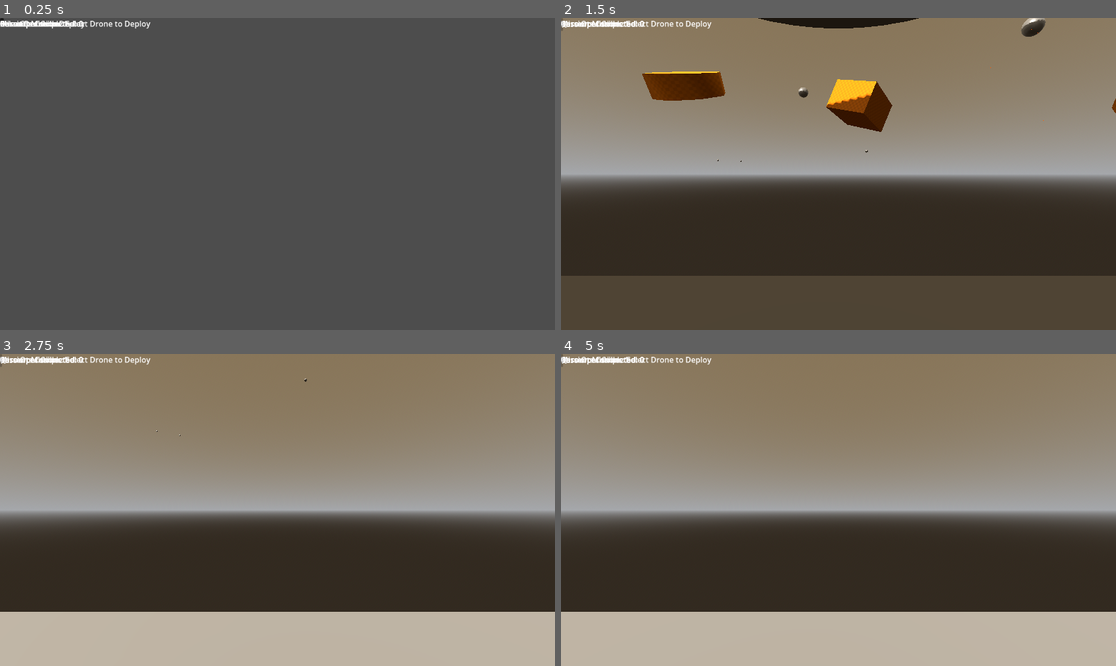
Above: before the commit, frames 1-4 (two rows, left to right).
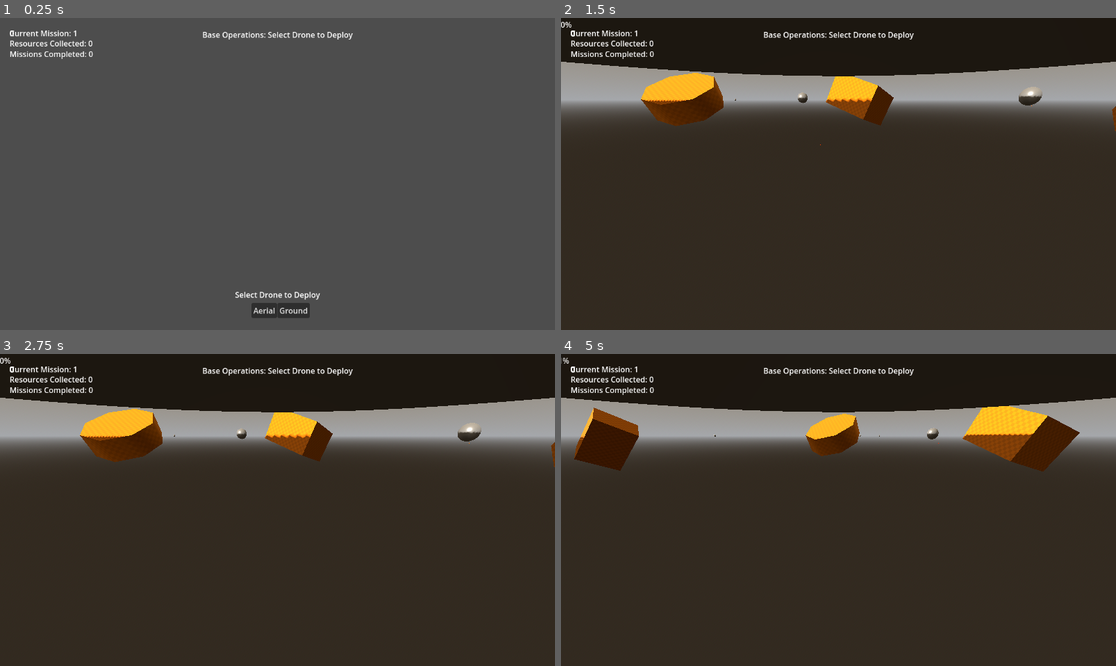
Above: after the commit, the same moments.

Repository: Triysle/drones
Game: Godot game, scene res://scenes/Main.tscn
Same seed, same stepped clock (60 frames per second), same inputs: the game is played once before the commit and once after it.
Inputs (mouse positions are in pixels of both pictures, inside the frame that each line leads up to; where the layout moved, square brackets give the same spot in the first picture):
- Up to frame 1 (0.25 s): no input
- Up to frame 2 (1.5 s): click (827, 311) [561, 21] at 0.5 s; hold D (move_right) from 1.28 s (still down); tap F (interact) at 1.35 s
- Up to frame 3 (2.75 s): release D (move_right) at 2.03 s; hold S (move_backward) from 2.03 s (still down); tap Space (ascend) at 2.1 s; tap F (interact) at 2.3 s
- Up to frame 4 (5 s): tap Enter at 2.75, 4.25 s; release S (move_backward) at 2.78 s; hold D (move_right) 2.78-3.53 s; tap E (deploy_drone) at 2.85 s; tap F (interact) at 3.05, 3.8, 4.35 s; tap Space (ascend) at 3.5 s; hold W (move_forward) 3.53-4.28 s; tap O (dock) at 3.6 s; hold A (move_left) from 4.28 s (still down); tap Shift (descend) at 4.9 s

The runs differ from the first frame. In frame 1, 1.7% of the frame differs, in the area x 0-64%, y 0-96%; in frame 2, 70%; in frame 3, 71%; in frame 4, 72%, in the area x 0-100%, y 0-100%.
Error before the commit: Invalid assignment of property or key 'value' with value of type 'float' on a base object of type 'null instance'. (res://scripts/GroundDrone.gd:139)
Error after the commit: Invalid access to property or key 'global_transform' on a base object of type 'Nil'. (res://scripts/BaseStation.gd:104)

Commit message:
0.0.3
bugfixing

Diff:
--- a/scenes/BaseStation.tscn
+++ b/scenes/BaseStation.tscn
@@ -27,8 +27,10 @@
 [node name="ResourceDisplay" type="Control" parent="CanvasLayer"]
 layout_mode = 3
 anchors_preset = 0
-offset_right = 40.0
-offset_bottom = 40.0
+offset_left = 20.0
+offset_top = 20.0
+offset_right = 20.0
+offset_bottom = 20.0
 script = ExtResource("2_qptkt")
 
 [node name="ResourceCounts" type="Control" parent="CanvasLayer/ResourceDisplay"]
@@ -58,73 +60,127 @@
 
 [node name="DeploymentPanel" type="Control" parent="CanvasLayer"]
 layout_mode = 3
-anchors_preset = 0
-offset_right = 40.0
-offset_bottom = 40.0
+anchors_preset = 7
+anchor_left = 0.5
+anchor_top = 1.0
+anchor_right = 0.5
+anchor_bottom = 1.0
+offset_top = -56.0
+offset_bottom = -56.0
+grow_horizontal = 2
+grow_vertical = 0
 script = ExtResource("3_v6vfi")
 
 [node name="AerialDroneButton" type="Button" parent="CanvasLayer/DeploymentPanel"]
 layout_mode = 0
-offset_right = 8.0
-offset_bottom = 8.0
+offset_left = -54.0
+offset_right = -1.0
+offset_bottom = 31.0
+text = "Aerial"
 
 [node name="GroundDroneButton" type="Button" parent="CanvasLayer/DeploymentPanel"]
 layout_mode = 0
 offset_right = 8.0
 offset_bottom = 8.0
+text = "Ground"
 
 [node name="StatusLabel" type="Label" parent="CanvasLayer/DeploymentPanel"]
-layout_mode = 0
-offset_right = 40.0
-offset_bottom = 23.0
+layout_mode = 1
+anchors_preset = 5
+anchor_left = 0.5
+anchor_right = 0.5
+offset_left = -24.0
+offset_top = -29.0
+offset_right = 25.0
+offset_bottom = -6.0
+grow_horizontal = 2
+text = "Status"
+horizontal_alignment = 1
 
 [node name="UpgradePanel" type="Control" parent="CanvasLayer"]
+custom_minimum_size = Vector2(800, 600)
 layout_mode = 3
-anchors_preset = 0
-offset_right = 40.0
-offset_bottom = 40.0
+anchors_preset = 8
+anchor_left = 0.5
+anchor_top = 0.5
+anchor_right = 0.5
+anchor_bottom = 0.5
+offset_left = -20.0
+offset_top = -20.0
+offset_right = 20.0
+offset_bottom = 20.0
+grow_horizontal = 2
+grow_vertical = 2
 script = ExtResource("4_v2mj5")
 
 [node name="AerialUpgrades" type="Control" parent="CanvasLayer/UpgradePanel"]
+layout_mode = 1
 anchors_preset = 0
-offset_right = 40.0
-offset_bottom = 40.0
+offset_left = 20.0
+offset_top = 20.0
+offset_right = 60.0
+offset_bottom = 60.0
 
 [node name="BatteryButton" type="Button" parent="CanvasLayer/UpgradePanel/AerialUpgrades"]
 layout_mode = 0
 offset_right = 8.0
 offset_bottom = 8.0
+text = "Battery"
 
 [node name="ScanButton" type="Button" parent="CanvasLayer/UpgradePanel/AerialUpgrades"]
 layout_mode = 0
-offset_right = 8.0
-offset_bottom = 8.0
+offset_top = 35.0
+offset_right = 45.0
+offset_bottom = 66.0
+text = "Scan"
 
 [node name="SpeedButton" type="Button" parent="CanvasLayer/UpgradePanel/AerialUpgrades"]
 layout_mode = 0
-offset_right = 8.0
-offset_bottom = 8.0
+offset_top = 71.0
+offset_right = 56.0
+offset_bottom = 102.0
+text = "Speed"
 
 [node name="GroundUpgrades" type="Control" parent="CanvasLayer/UpgradePanel"]
-anchors_preset = 0
-offset_right = 40.0
-offset_bottom = 40.0
+layout_mode = 1
+anchors_preset = 1
+anchor_left = 1.0
+anchor_right = 1.0
+offset_left = -100.0
+offset_top = 20.0
+offset_right = -60.0
+offset_bottom = 60.0
+grow_horizontal = 0
 
 [node name="CargoButton" type="Button" parent="CanvasLayer/UpgradePanel/GroundUpgrades"]
 layout_mode = 0
 offset_right = 8.0
 offset_bottom = 8.0
+text = "Cargo"
 
 [node name="SpeedButton" type="Button" parent="CanvasLayer/UpgradePanel/GroundUpgrades"]
 layout_mode = 0
-offset_right = 8.0
-offset_bottom = 8.0
+offset_top = 35.0
+offset_right = 56.0
+offset_bottom = 66.0
+text = "Speed"
 
 [node name="TerrainButton" type="Button" parent="CanvasLayer/UpgradePanel/GroundUpgrades"]
 layout_mode = 0
-offset_right = 8.0
-offset_bottom = 8.0
+offset_left = 1.0
+offset_top = 68.0
+offset_right = 65.0
+offset_bottom = 99.0
+text = "Terrain"
 
 [node name="MissionStatus" type="Label" parent="CanvasLayer"]
-offset_right = 40.0
-offset_bottom = 23.0
+anchors_preset = 5
+anchor_left = 0.5
+anchor_right = 0.5
+offset_left = -56.0
+offset_top = 23.0
+offset_right = 57.0
+offset_bottom = 46.0
+grow_horizontal = 2
+text = "MIssion Status"
+horizontal_alignment = 1
--- a/scenes/Main.tscn
+++ b/scenes/Main.tscn
@@ -1,7 +1,9 @@
-[gd_scene load_steps=3 format=3 uid="uid://cc1xo1ohutfl"]
+[gd_scene load_steps=5 format=3 uid="uid://cc1xo1ohutfl"]
 
 [ext_resource type="Script" uid="uid://bni2ha4odumw1" path="res://scripts/GameManager.gd" id="1_elqb8"]
 [ext_resource type="Script" uid="uid://b1rfndp28srso" path="res://scripts/MissionDisplay.gd" id="2_rvslj"]
+[ext_resource type="Script" uid="uid://c1618xp4ub86w" path="res://scripts/PauseMenu.gd" id="3_0bbpv"]
+[ext_resource type="Script" uid="uid://dfr8exlb2wnab" path="res://scripts/HelpPanel.gd" id="3_rarhs"]
 
 [node name="GameManager" type="Node"]
 script = ExtResource("1_elqb8")
@@ -10,34 +12,82 @@
 
 [node name="MissionDisplay" type="Control" parent="CanvasLayer"]
 layout_mode = 3
-anchors_preset = 0
-offset_right = 40.0
-offset_bottom = 40.0
+offset_left = 20.0
+offset_top = 20.0
+offset_right = 320.0
+offset_bottom = 120.0
 script = ExtResource("2_rvslj")
 
 [node name="MissionNumberLabel" type="Label" parent="CanvasLayer/MissionDisplay"]
 layout_mode = 0
 offset_right = 40.0
 offset_bottom = 23.0
+text = "Current Mission: 1"
 
 [node name="ResourcesCollectedLabel" type="Label" parent="CanvasLayer/MissionDisplay"]
 layout_mode = 0
-offset_right = 40.0
-offset_bottom = 23.0
+offset_top = 21.0
+offset_right = 173.0
+offset_bottom = 44.0
+text = "Resources Collected: 0"
 
 [node name="MissionsCompletedLabel" type="Label" parent="CanvasLayer/MissionDisplay"]
 layout_mode = 0
-offset_right = 40.0
-offset_bottom = 23.0
+offset_top = 43.0
+offset_right = 174.0
+offset_bottom = 66.0
+text = "MIssions Completed: 0"
 
 [node name="HelpPanel" type="Control" parent="CanvasLayer"]
 layout_mode = 3
-anchors_preset = 0
-offset_right = 40.0
-offset_bottom = 40.0
+anchors_preset = 8
+anchor_left = 0.5
+anchor_top = 0.5
+anchor_right = 0.5
+anchor_bottom = 0.5
+offset_left = -250.0
+offset_top = -200.0
+offset_right = 250.0
+offset_bottom = 200.0
+grow_horizontal = 2
+grow_vertical = 2
+script = ExtResource("3_rarhs")
 
 [node name="PauseMenu" type="Control" parent="CanvasLayer"]
 layout_mode = 3
-anchors_preset = 0
-offset_right = 40.0
-offset_bottom = 40.0
+anchors_preset = 15
+anchor_right = 1.0
+anchor_bottom = 1.0
+grow_horizontal = 2
+grow_vertical = 2
+script = ExtResource("3_0bbpv")
+
+[node name="ResumeButton" type="Button" parent="CanvasLayer/PauseMenu"]
+layout_mode = 1
+anchors_preset = 8
+anchor_left = 0.5
+anchor_top = 0.5
+anchor_right = 0.5
+anchor_bottom = 0.5
+offset_left = -4.0
+offset_top = -4.0
+offset_right = 4.0
+offset_bottom = 4.0
+grow_horizontal = 2
+grow_vertical = 2
+text = "Resume"
+
+[node name="QuitButton" type="Button" parent="CanvasLayer/PauseMenu"]
+layout_mode = 1
+anchors_preset = 8
+anchor_left = 0.5
+anchor_top = 0.5
+anchor_right = 0.5
+anchor_bottom = 0.5
+offset_left = -21.0
+offset_top = 18.0
+offset_right = 21.0
+offset_bottom = 49.0
+grow_horizontal = 2
+grow_vertical = 2
+text = "Quit"
--- a/scripts/AerialDrone.gd
+++ b/scripts/AerialDrone.gd
@@ -37,6 +37,7 @@
 
 func _ready():
 	# Initialize
+	$ScanEffect.connect("body_entered", Callable(self, "_on_scan_effect_body_entered"))
 	scan_effect.visible = false
 	update_battery_display()
 
@@ -62,6 +63,10 @@
 	if Input.is_action_just_pressed("deploy_drone"):
 		current_state = DroneState.FLYING
 
+func _on_scan_effect_body_entered(body):
+	if body.is_in_group("resource") and body.scan_visible:
+		print("Detected resource: " + body.resource_type)
+
 func process_flying(_delta):
 	# Apply battery drain
 	drain_battery(_delta)
@@ -174,19 +179,16 @@
 			mark_location(object.global_position)
 
 func get_scannable_objects_in_range():
-	# This would use physics overlaps or raycasts in practice
-	# For now we'll return a dummy array
-	var dummy_results = []
-
-	# In a real implementation, you'd do something like:
-	# var space_state = get_world_3d().direct_space_state
-	# var query = PhysicsShapeQueryParameters3D.new()
-	# query.set_transform(Transform3D(Basis(), global_position))
-	# query.set_shape(scan_shape)
-	# dummy_results = space_state.intersect_shape(query)
-
-	print("Scanning for objects...")
-	return dummy_results
+	var scannable_objects = []
+
+	# Use Area3D's overlapping bodies
+	for body in $ScanEffect.get_overlapping_bodies():
+		if body.is_in_group("resource"):
+			scannable_objects.append(body)
+			body.highlight_as_scanned()
+
+	print("Found " + str(scannable_objects.size()) + " scannable objects")
+	return scannable_objects
 
 func mark_location(pos):
 	# Add to marked locations
--- a/scripts/GroundDrone.gd
+++ b/scripts/GroundDrone.gd
@@ -18,8 +18,8 @@
 
 # References
 @onready var camera = $Camera3D
-@onready var cargo_indicator = $UI/CargoIndicator
-@onready var interaction_ray = $InteractionRay
+@onready var cargo_indicator = $CanvasLayer/CargoIndicator
+@onready var interaction_ray = $Camera3D/InteractionRay
 
 # Navigation
 var target_waypoint = null
--- /dev/null
+++ b/scripts/HelpPanel.gd
@@ -0,0 +1,25 @@
+extends Control
+
+func _ready():
+	# Hide initially
+	visible = false
+
+	# Add help text
+	var help_label = Label.new()
+	help_label.text = """
+	Controls:
+	WASD - Move drone
+	Space - Ascend (Aerial drone)
+	Shift - Descend (Aerial drone)
+	F - Scan/Interact
+	E - Deploy drone from base
+	O - Dock drone at base
+	Tab - Toggle upgrade panel
+	ESC - Pause game
+	H - Show/hide this help
+	"""
+	add_child(help_label)
+
+	# Set label position
+	help_label.position = Vector2(20, 20)
+	help_label.size = Vector2(400, 300)
--- /dev/null
+++ b/scripts/PauseMenu.gd
@@ -0,0 +1,21 @@
+extends Control
+
+signal resume_game
+signal quit_game
+
+@onready var resume_button = $ResumeButton
+@onready var quit_button = $QuitButton
+
+func _ready():
+	# Connect button signals
+	resume_button.connect("pressed", Callable(self, "_on_resume_button_pressed"))
+	quit_button.connect("pressed", Callable(self, "_on_quit_button_pressed"))
+
+	# Hide menu initially
+	visible = false
+
+func _on_resume_button_pressed():
+	emit_signal("resume_game")
+
+func _on_quit_button_pressed():
+	emit_signal("quit_game")
Not shown, added: scripts/HelpPanel.gd.uid
Not shown, added: scripts/PauseMenu.gd.uid
